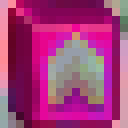
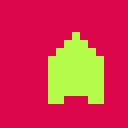
Comparing the layer stacks of the two 128x128 images. Changes:
renamed "hard" to "plant #1", opacity 47% → 100%, blend hard light → color, painted on it over bbox(8, 0, 128, 128)
added layer "plant #3" (luma darken, 35%) above "plant #2" over bbox(48, 56, 104, 96)
added layer "plant #2" (darken, 75%) above "plant" over bbox(48, 32, 104, 104)
renamed "Layer" to "plant", opacity 46% → 100%, blend lch color → color, painted on it over bbox(0, 0, 128, 128)
renamed "springobjects.png" to "object.png", painted on it over bbox(8, 0, 120, 128)
